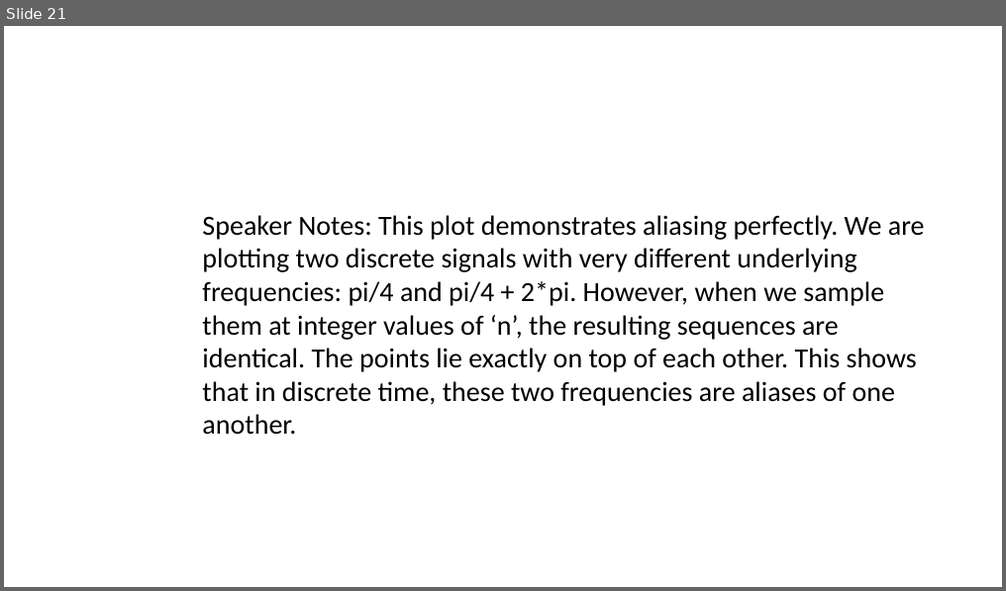
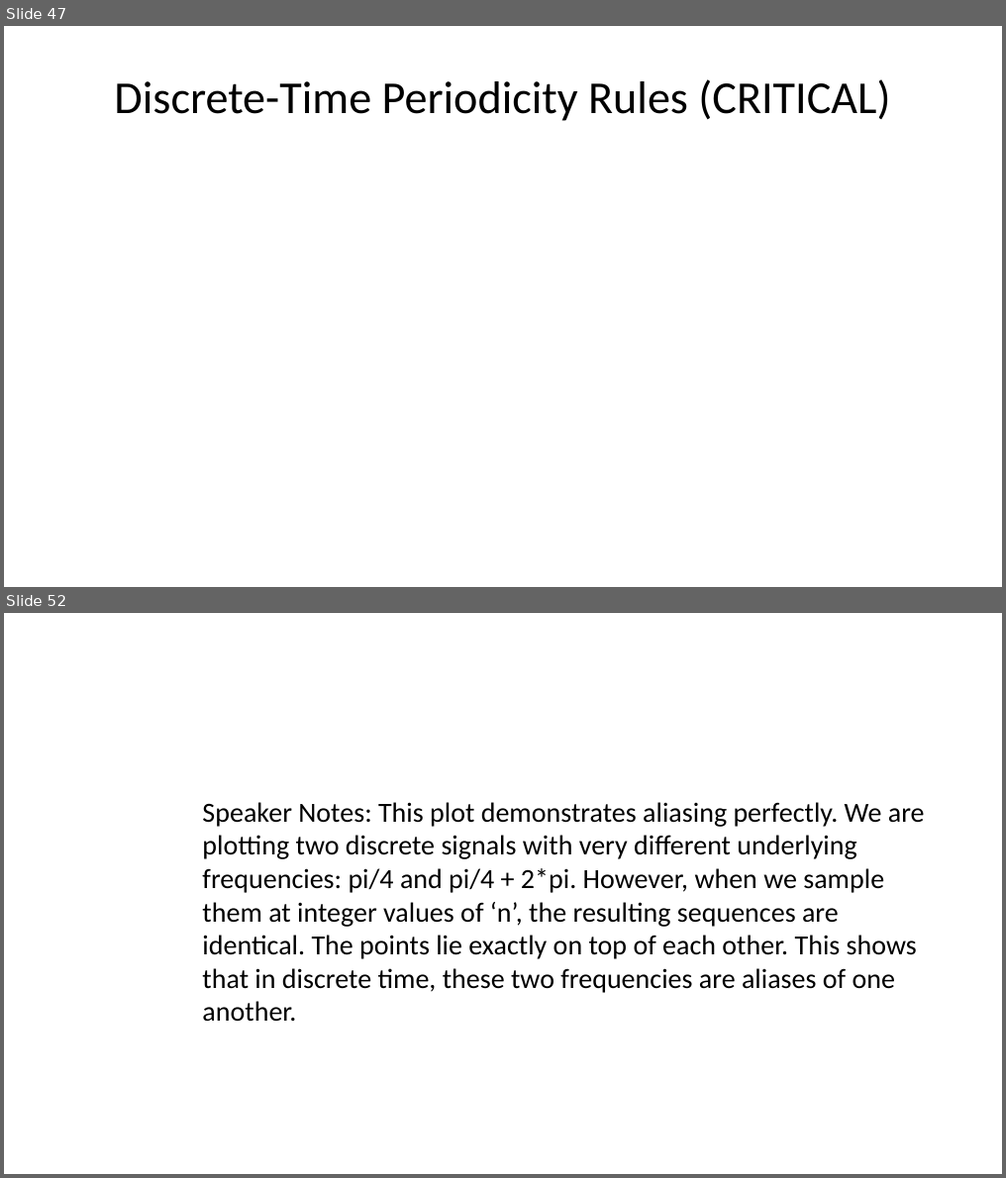
Before and after one commit to spakcjl/IntroductionToMedicalPhysics, a slide deck: presentation.pptx. Shown one above the other, each under a label of ours: slide 21 before the commit, slides 47 and 52 after it; the slides between them are not shown. The pictures are 1006x591 and 1006x1178 pixels, drawn with LibreOffice and Linux fonts; fonts in the diff are those of the drawing. Boxes give left, top, right and bottom in pixels: in the first picture for what was removed or moved away, otherwise in the second. Text is boxed around its words. In the diff, an @@ line names an element or a change of style, - is before the commit and + after.

```diff
--- a/presentation.pptx
+++ b/presentation.pptx
@@ slide 47 added at [4,26,1002,587], background #FFFFFF @@
@@ title added at [114,79,890,121], 33 pt, text #000000 @@
+Discrete-Time Periodicity Rules (CRITICAL)
@@ what was slide 21 is now slide 52 @@
```
Also in this commit, not shown: 9 slides changed, 60 other slides added, 16 slides removed, 1 other file.
